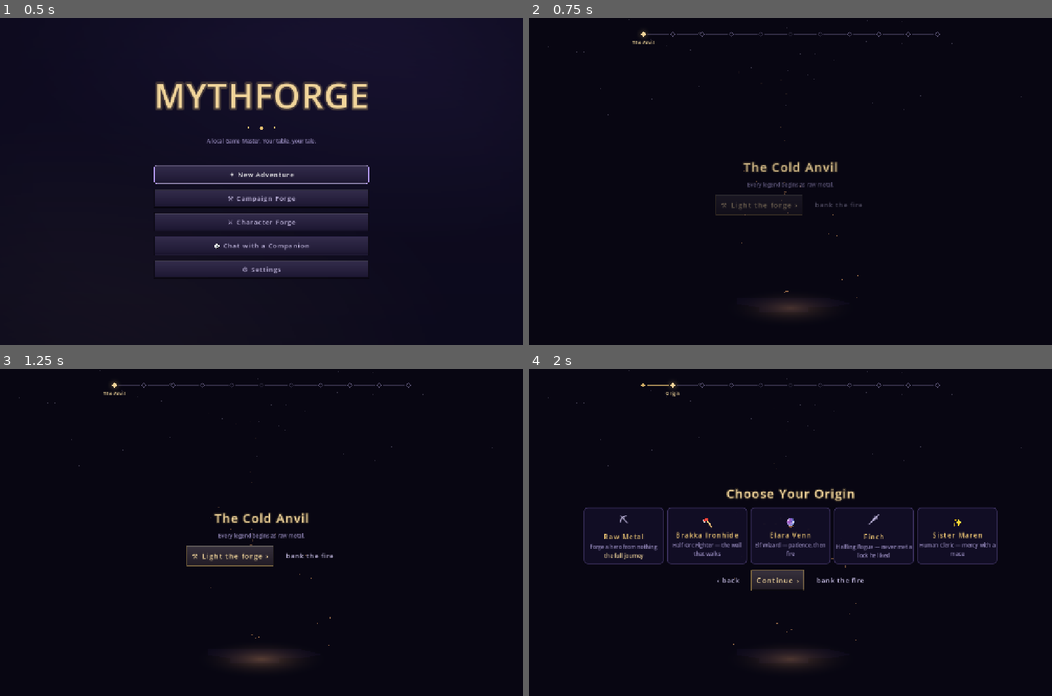
Above: before the commit, frames 1-4 (two rows, left to right).
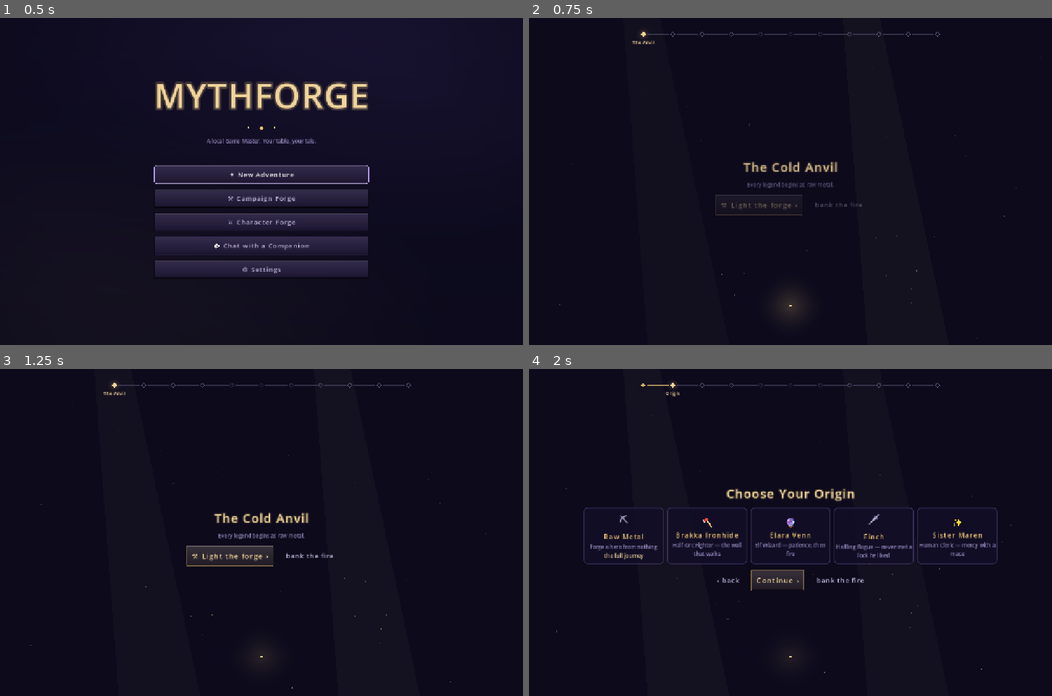
Above: after the commit, the same moments.

Repository: nc262/mythforge
Game: Godot game, scene res://scenes/main_menu.tscn
Same seed, same stepped clock (60 frames per second), same inputs: the game is played once before the commit and once after it. This scene is started directly instead of the project's main scene.
Inputs:
- Up to frame 1 (0.5 s): no input
- Up to frame 2 (0.75 s): click "⚔ Character Forge" at 0.5 s
- Up to frame 3 (1.25 s): no input
- Up to frame 4 (2 s): click "⚒ Light the forge ›" at 1.25 s

Frame 1 is identical in both runs. In frame 2, less than 0.1% of the frame differs, in the area x 3-95%, y 0-98%; in frame 3, 0.3%; in frame 4, 0.2%.

Commit message:
feat(eas): the Environmental Art System — the world is the interface
New art direction: every screen is an illustrated environment the player
stands inside; UI is layered into the room, never floated over chrome.

- MythEnvironment (new MDL/EAS component): a generated SDXL painting of the
  room (cover-fit, clipped, whisper of mouse parallax), legibility scrim +
  edge vignette, breathing volumetric light shafts, flickering candle
  anchors, drifting dust or rising embers — all reduce-motion aware; with
  no painting key it is a pure atmosphere overlay
- Seven rooms commissioned through the local rig and cached forever
  (Art.ENV_PROMPTS + ensure_environment, 1344x768): the DM's war room, the
  ancient forge, the opened travel pack, the merchant stall, the leather
  journal, the cartographer's table, the fireside corner
- Mounted everywhere: Campaign Forge sits in the painted war room and the
  Character Forge inside the painted forge (their procedural scenes demoted
  to first-run fallbacks); the Pack opens inside its painted still life
  (leather surface now translucent so the painting breathes through); the
  trading post, journal, living map, and Hero's Record each stand in their
  rooms; the game table itself gains dust-in-candlelight air
- warm_art now pre-generates all environments; DesignSystem.md gains the
  EAS section (mount the room first, then lay UI into it — law)

Co-Authored-By: Claude Fable 5 <noreply@anthropic.com>

Diff:
--- a/godot/autoload/art_cache.gd
+++ b/godot/autoload/art_cache.gd
@@ -11,6 +11,18 @@
 	"embervale": "a candlelit fantasy valley village at dusk, timber inn glowing warm, misty hills, cinematic high fantasy establishing shot, no people, no text",
 	"neonspire": "a rain-slick cyberpunk megacity street at night, neon cyan and magenta signs, towering spire, cinematic sci-fi establishing shot, no people, no text",
 	"everyday": "a cozy corner cafe on a quiet city street at golden hour, warm window light, bicycles, slice of life illustration, no people, no text",
+}
+
+## EAS environments — the illustrated rooms the interface stands inside.
+## One shared set today; per-world variants are a matrix row.
+const ENV_PROMPTS := {
+	"env-wartable": "a dungeon master's war room from a seated player's view: a massive candlelit oak war table covered with a huge parchment campaign map, miniature armies, brass compass, quills, ink pots, dripping wax seals, open books, scattered dice, old letters, a sheathed sword leaning on the table, a storm through leaded windows behind, dust floating in warm candlelight, volumetric light, ultra detailed fantasy interior illustration, no people, no text",
+	"env-forge": "inside an ancient mythic forge: molten metal glowing in stone channels, a great anvil at center, faint glowing runes floating in the air, chains and ancient statues in shadow, weapons displayed on stone walls like museum pieces, sparks rising, volumetric orange light against deep blue darkness, ultra detailed fantasy interior illustration, no people, no text",
+	"env-pack": "an opened leather adventurer's travel pack laid on a wooden camp table, worn leather folds and loosened brass buckles, canvas stretched open, small potion bottles, coiled rope, scattered gold coins, a folded map, warm lantern light, ultra detailed fantasy still life illustration, slightly top-down view, no people, no text",
+	"env-merchant": "a fantasy merchant's stall interior: worn wood shelves and crates, hanging lanterns, a brass coin scale, folded rich fabrics, displayed weapons and curios, coin stacks, warm lamplight and deep shadow, ultra detailed fantasy interior illustration, no people, no text",
+	"env-journal": "a large open leather-bound journal on a candlelit desk, aged parchment pages with handwritten margins and small ink illustrations, ribbon bookmarks, red wax seals, an ink pot and quill beside it, warm candlelight, ultra detailed fantasy still life illustration, slightly top-down view, no people, no text",
+	"env-maptable": "an ancient cartographer's table seen from above: dark oak surface, brass compass and dividers, red wax route markers, pinned notes, a magnifying lens, a guttering candle at the corner, ultra detailed fantasy still life illustration, no people, no text",
+	"env-fireside": "a warm fireside corner of a tavern at night: two chairs across a small wooden table, crackling fireplace, candlelight, shelves of books and portraits on the wall, rich shadow and amber light, ultra detailed fantasy interior illustration, no people, no text",
 }
 
 var _generating := {}
@@ -111,6 +123,11 @@
 	return {"neonspire": "cyberpunk sci-fi", "everyday": "warm contemporary slice-of-life"}.get(GameState.world_id(), "high fantasy")
 
 
+## Commission one of the EAS environments (queued like all art).
+func ensure_environment(key: String) -> void:
+	ensure(key, str(ENV_PROMPTS.get(key, "")), "1344x768")
+
+
 ## Un-cache a painting so it can be re-struck (forge re-strike, style change).
 func forget(key: String) -> void:
 	_tex_cache.erase(key)
--- a/godot/scenes/forge/campaign_forge.gd
+++ b/godot/scenes/forge/campaign_forge.gd
@@ -70,6 +70,8 @@
 func _ready() -> void:
 	theme = Ui.theme
 	set_process(not Ui.reduce_motion)
+	# EAS: the player sits at the war room's table; candles live at its edges.
+	MythEnvironment.mount(self, "env-wartable", "dust", [Vector2(0.08, 0.34), Vector2(0.92, 0.34)])
 	var col := VBoxContainer.new()
 	col.set_anchors_preset(Control.PRESET_FULL_RECT)
 	col.add_theme_constant_override("separation", Ui.SPACE["m"])
@@ -109,8 +111,11 @@
 	queue_redraw()
 
 
-## The war table itself: dark wood, candle glow, the map that inks in.
+## The procedural war table — the FALLBACK while the painted room is still
+## on the easel (first run only; the environment is cached forever after).
 func _draw() -> void:
+	if Art.has_art("env-wartable"):
+		return  # the illustrated room carries the scene
 	draw_rect(Rect2(Vector2.ZERO, size), Ui.c("night").darkened(0.25))
 	# Constellations through the window.
 	for i in 70:
--- a/godot/scenes/forge/character_forge.gd
+++ b/godot/scenes/forge/character_forge.gd
@@ -43,6 +43,8 @@
 func _ready() -> void:
 	theme = Ui.theme
 	set_process(not Ui.reduce_motion)
+	# EAS: the player stands inside the ancient forge; its embers are the air.
+	MythEnvironment.mount(self, "env-forge", "embers", [Vector2(0.5, 0.88)])
 	for i in 26:
 		_embers.append([randf(), randf(), 0.35 + randf() * 0.9])
 	var margin := MarginContainer.new()
@@ -82,9 +84,11 @@
 	queue_redraw()
 
 
-## The ancient forge: stars above the smoke, the anvil, embers rising,
-## a molten seam breathing at the base.
+## The procedural forge — the FALLBACK while the painted interior is still
+## on the easel (first run only; cached forever after).
 func _draw() -> void:
+	if Art.has_art("env-forge"):
+		return  # the illustrated forge carries the scene
 	draw_rect(Rect2(Vector2.ZERO, size), Ui.c("night").darkened(0.35))
 	for i in 60:
 		var h1 := absf(fmod(sin(i * 127.1) * 43758.5453, 1.0))
--- a/godot/scenes/ui/inventory_window.gd
+++ b/godot/scenes/ui/inventory_window.gd
@@ -99,6 +99,7 @@
 	right.add_theme_constant_override("separation", Ui.SPACE["m"])
 	right.add_child(MythHeader.new("The Goods"))
 	var surface := PackSurface.new(self)
+	surface.self_modulate = Color(1, 1, 1, 0.5)  # the painted pack shows through
 	surface.size_flags_vertical = Control.SIZE_EXPAND_FILL
 	_flow = HFlowContainer.new()
 	_flow.add_theme_constant_override("h_separation", Ui.SPACE["s"])
@@ -119,6 +120,8 @@
 
 
 func _ready() -> void:
+	# EAS: the pack itself, opened on the camp table, is the room.
+	MythEnvironment.mount(self, "env-pack", "dust", [Vector2(0.9, 0.12)])
 	rebuild()
 	Art.art_ready.connect(func(_k): rebuild())
 	for it in GameState.inv().get("items", []):
--- a/godot/scripts/game.gd
+++ b/godot/scripts/game.gd
@@ -74,6 +74,9 @@
 	var chatbox: VBoxContainer = $Margin/Split/ChatBox
 	chatbox.add_child(_init_rail)
 	chatbox.move_child(_init_rail, _battle_grid.get_index())
+	var atmo := MythEnvironment.new("", "dust", [])
+	add_child(atmo)
+	move_child(atmo, $Margin.get_index())
 	Chronicle.reset()
 	var world := str(GameState.character.get("world_id", ""))
 	$Margin/Split/ChatBox/Header.text = "✦ %s%s" % [str(GameState.character.get("name", "?")),
@@ -1605,6 +1608,7 @@
 		if l is Dictionary and str(l.get("name", "")) == here and str(l.get("shop", "")) != "":
 			here_shop = str(l.get("shop", ""))
 	var dlg := AcceptDialog.new()
+	MythEnvironment.mount(dlg, "env-merchant", "dust", [Vector2(0.12, 0.14), Vector2(0.88, 0.1)])
 	dlg.title = "🛒 %s" % (here if here_shop != "" else "The trading post")
 	dlg.ok_button_text = "Leave the counter"
 	dlg.min_size = Vector2i(720, 480)
@@ -1915,6 +1919,7 @@
 		_say_system("No charted places to map yet.")
 		return
 	var dlg := AcceptDialog.new()
+	MythEnvironment.mount(dlg, "env-maptable", "dust", [Vector2(0.93, 0.9)])
 	dlg.title = "🗺 %s" % str(GameState.character.get("name", "the world")).split(":")[0]
 	dlg.ok_button_text = "Close the map"
 	Art.ensure_world_chart(GameState.world_id(), str(GameState.character.get("name", "")).split(":")[0])
@@ -2043,6 +2048,7 @@
 	if not Mode.can("panels"):
 		return
 	var rec := preload("res://scenes/ui/character_screen.gd").new()
+	MythEnvironment.mount(rec, "env-fireside", "dust", [Vector2(0.1, 0.2)])
 	rec.open_pack.connect(_open_inventory)
 	add_child(rec)
 	rec.popup_centered()
@@ -2054,6 +2060,7 @@
 ## chapters closed with fleurons. Tabs filter; search cuts across the pages.
 func _open_journal() -> void:
 	var dlg := AcceptDialog.new()
+	MythEnvironment.mount(dlg, "env-journal", "dust", [Vector2(0.08, 0.1)])
 	dlg.title = "📖 The Journal"
 	dlg.ok_button_text = "Close the journal"
 	dlg.min_size = Vector2i(700, 580)
--- a/godot/tests/warm_art.gd
+++ b/godot/tests/warm_art.gd
@@ -25,6 +25,10 @@
 		_want.append("item-" + nm.to_lower().replace(" ", "-"))
 	_want.append(Art.ensure_battle_map("Embervale village square"))
 	_want.append(Art.ensure_world_chart("embervale", "Embervale"))
+	# The EAS rooms — the illustrated environments every screen stands in.
+	for env in Art.ENV_PROMPTS:
+		Art.ensure_environment(str(env))
+		_want.append(str(env))
 	_wait()
 
 
--- /dev/null
+++ b/godot/ui/myth_environment.gd
@@ -0,0 +1,99 @@
+class_name MythEnvironment extends Control
+## EAS — the Environmental Art System (docs/DesignSystem.md §6).
+## Every screen stands INSIDE an illustrated environment: a generated
+## painting (background), volumetric light shafts and a legibility scrim
+## (midground), flickering candle anchors and drifting particles
+## (atmosphere), and a whisper of mouse parallax (depth). UI controls are
+## layered on top of this — the world is the interface.
+## With env_key == "" it becomes a pure atmosphere overlay (shafts +
+## particles only, fully transparent) for screens that already own art.
+
+var env_key := ""
+var mood := "dust"        # "dust" | "embers" | "none"
+var lights: Array = []    # normalized Vector2 anchors → flickering candle glows
+var parallax := 7.0       # px of painting drift against the cursor
+var scrim := 0.45         # legibility veil over the painting
+var _phase := 0.0
+var _motes: Array = []
+
+
+func _init(key := "", m := "dust", light_anchors: Array = []) -> void:
+	env_key = key
+	mood = m
+	lights = light_anchors
+	mouse_filter = Control.MOUSE_FILTER_IGNORE
+	set_anchors_preset(Control.PRESET_FULL_RECT)
+
+
+func _ready() -> void:
+	clip_contents = true
+	for i in 34:
+		_motes.append([randf(), randf(), 0.35 + randf()])
+	set_process(not Ui.reduce_motion)
+	Art.art_ready.connect(func(k):
+		if str(k) == env_key:
+			queue_redraw())
+
+
+func _process(delta: float) -> void:
+	_phase += delta
+	queue_redraw()
+
+
+func _draw() -> void:
+	var has_bg := env_key != ""
+	if has_bg:
+		var tex := Art.texture_for(env_key)
+		if tex != null:
+			# The painting, cover-fit, drifting a breath against the cursor.
+			var tsize := Vector2(tex.get_width(), tex.get_height())
+			var s := maxf((size.x + parallax * 2.0) / tsize.x, (size.y + parallax * 2.0) / tsize.y)
+			var draw_size := tsize * s
+			var mouse_n := (get_local_mouse_position() / size - Vector2(0.5, 0.5)) if not Ui.reduce_motion else Vector2.ZERO
+			var offset := (Vector2(size.x, size.y) - draw_size) / 2.0 - mouse_n.limit_length(0.5) * parallax * 2.0
+			draw_texture_rect(tex, Rect2(offset, draw_size), false, Color(0.96, 0.94, 0.98))
+		else:
+			draw_rect(Rect2(Vector2.ZERO, size), Color(Ui.c("night"), 0.92))
+		# Legibility veil + edge vignette: the eye stays on the content.
+		draw_rect(Rect2(Vector2.ZERO, size), Color(Ui.c("night"), scrim))
+		for edge_r in [[Rect2(Vector2.ZERO, Vector2(size.x, 46)), true], [Rect2(Vector2(0, size.y - 46), Vector2(size.x, 46)), true]]:
+			draw_rect(edge_r[0], Color(Ui.c("night"), 0.28))
+	# Volumetric shafts breathe from the upper light.
+	if not Ui.reduce_motion:
+		for i in 2:
+			var breathe := 0.028 + 0.016 * sin(_phase * 0.5 + i * 2.1)
+			var x0 := size.x * (0.18 + i * 0.42)
+			var shaft := PackedVector2Array([Vector2(x0, 0), Vector2(x0 + 90, 0),
+				Vector2(x0 + 260, size.y), Vector2(x0 + 60, size.y)])
+			draw_colored_polygon(shaft, Color(Ui.c("gold_soft"), breathe))
+	# Candlelight at its anchors, guttering.
+	for li in lights.size():
+		var l: Vector2 = lights[li]
+		var flick := (0.16 + 0.05 * sin(_phase * 7.0 + li * 1.7) + 0.03 * sin(_phase * 12.3 + li)) if not Ui.reduce_motion else 0.18
+		var cp := Vector2(size.x * l.x, size.y * l.y)
+		draw_texture_rect(Ui.glow_tex(), Rect2(cp - Vector2(95, 95), Vector2(190, 190)), false, Color(Ui.c("gold"), flick))
+		draw_circle(cp, 2.6, Color(1.0, 0.9, 0.62, 0.9))
+	# The air itself: dust in the light, or embers on the rise.
+	if Ui.reduce_motion or mood == "none":
+		return
+	for m in _motes:
+		var speed := float(m[2])
+		if mood == "embers":
+			var t := fmod(_phase * 0.05 * speed + float(m[1]), 1.0)
+			var ex := size.x * float(m[0]) + sin(_phase * 1.2 + float(m[0]) * 22.0) * 12.0
+			draw_circle(Vector2(ex, size.y - t * size.y), 1.5, Color(Ui.c("ember"), (1.0 - t) * 0.5))
+		else:
+			var t2 := fmod(_phase * 0.022 * speed + float(m[1]), 1.0)
+			var dx := size.x * fmod(float(m[0]) + _phase * 0.004 * speed, 1.0)
+			draw_circle(Vector2(dx, t2 * size.y), 1.1,
+				Color(Ui.c("gold_soft"), 0.10 + 0.08 * sin(_phase * 1.5 + float(m[0]) * 30.0)))
+
+
+## Mount an environment behind a host's existing children.
+static func mount(host: Node, key: String, m := "dust", light_anchors: Array = []) -> MythEnvironment:
+	var env := MythEnvironment.new(key, m, light_anchors)
+	host.add_child(env)
+	host.move_child(env, 0)
+	if key != "":
+		Art.ensure_environment(key)
+	return env
Not shown, added: godot/ui/myth_environment.gd.uid
Not shown, changed: godot/docs/DesignSystem.md
Not shown, changed: godot/docs/FeatureMatrix.md
Not shown, changed: godot/docs/Roadmap.md
